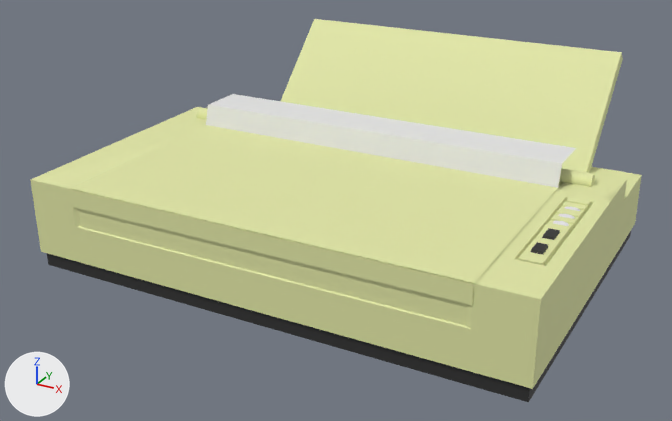
The FBX model Alex's blender files/fax machine/fax machine LODB.fbx as it was, and as the next commit left it.
Before and after are seen from a 50 mm camera at (0.242, -0.556, 0.235) aimed at (-0.01, -0.098, 0.006). Every picture has the same lights, and +X, +Y and +Z are marked at lower left. Where no turn or scale is listed for an object, it has been applied to the vertices. Vertices at the same position are counted once.

The first picture shows 'fax machine body'.
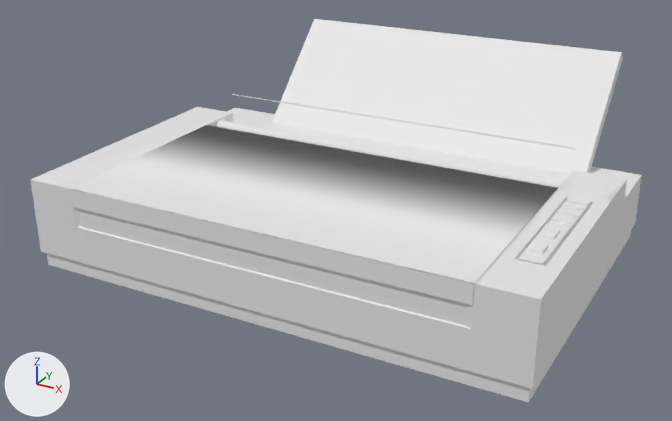
What the commit changed:
me_main_body is used by ob_fax_machine_body; location (0.0, 0.0, 0.0).
me_main_body had 622 vertices, 586 faces and spanned x -0.15..0.15, y -0.206..0.049, z -0.018..0.089.
me_main_body no longer uses material mat_red_plastic (white #e7e7e7).
me_main_body no longer uses material mat_see_through_black_plastic (white #e7e7e7).
me_main_body now has 618 vertices, 579 faces and spans x -0.15..0.15, y -0.206..0.049, z -0.018..0.089.
Part 1, on me_main_body:
4 vertices are removed from x -0.12..0.12, y -0.075..-0.074, z 0.05..0.052.
8 faces are deleted.
18 vertices in x -0.135, y -0.067..-0.057, z 0.033..0.043 move by (0.013, 0.0, -0.007).
17 vertices in x 0.135, y -0.067..-0.057, z 0.035..0.04 move by (-0.013, 0.0, -0.007).
14 vertices in x -0.135, y -0.067..-0.058, z 0.033..0.042 move by (0.013, 0.0, -0.006).
11 vertices in x 0.135, y -0.067..-0.057, z 0.041..0.045 move by (-0.014, 0.0, -0.007).
4 vertices in x 0.135, y -0.066..-0.059, z 0.043..0.044 move by (-0.014, 0.0, -0.006).
1 new face joins them.
me_main_body part 2: 26 faces spanning x -0.147..0.148, y -0.204..-0.002, z -0.018..0.041 switch from mat_black (black #2e2e2e) to mat_green_plastic (white #e7e7e7).
me_main_body part 3: 336 faces spanning x -0.15..0.15, y -0.206..0.049, z -0.018..0.089 switch from mat_cream (beige #e2e7a6) to mat_green_plastic (white #e7e7e7).

What differs and where, as boxes (x1, y1, x2, y2) in the pictures (672 x 421 px):
part 1 of me_main_body, cut back
    before: (196, 94, 595, 188)
    after: (216, 120, 564, 188)
part 2 of me_main_body, recoloured (black to white)
    both: (47, 228, 631, 402)
part 3 of me_main_body, recoloured
    both: (30, 19, 642, 389)
